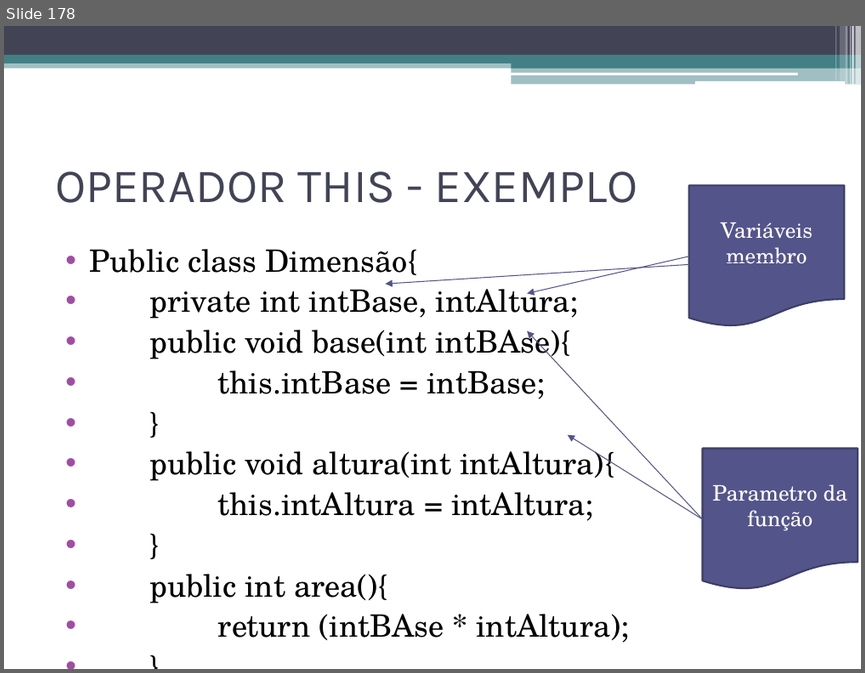
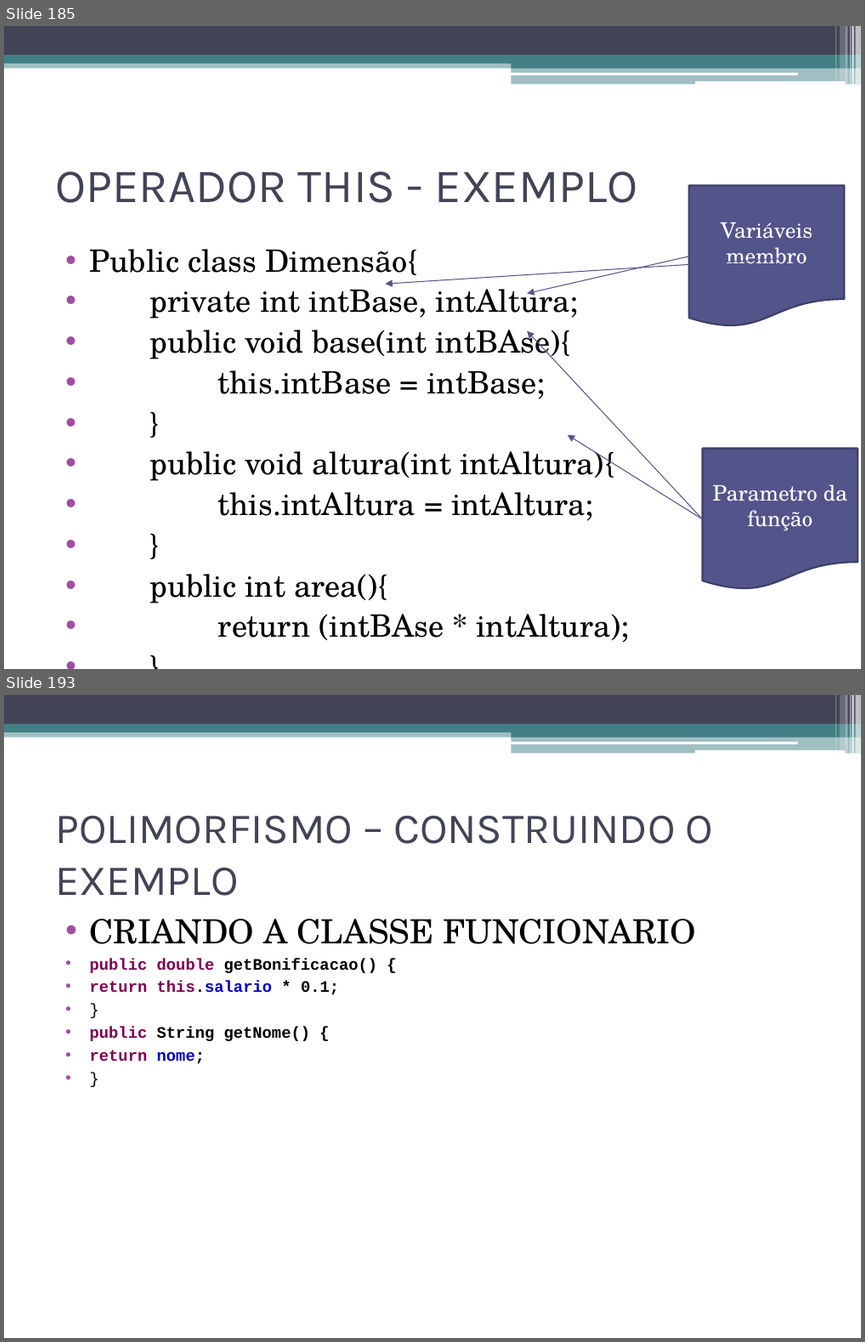
Before and after one commit to adilsonlopesoracle/ProgramacaoOrientadaaObjetos_Olinda, a slide deck: FundamentosOrientObjetos.pptx. Shown one above the other, each under a label of ours: slide 178 before the commit, slides 185 and 193 after it; the slides between them are not shown. The pictures are 865x673 and 865x1342 pixels, drawn with LibreOffice and Linux fonts; fonts in the diff are those of the drawing. Boxes give left, top, right and bottom in pixels: in the first picture for what was removed or moved away, otherwise in the second. Text is boxed around its words. In the diff, an @@ line names an element or a change of style, - is before the commit and + after.

```diff
--- a/FundamentosOrientObjetos.pptx
+++ b/FundamentosOrientObjetos.pptx
@@ slide 193 added at (x1=4, y1=695, x2=861, y2=1338), background #FFFFFF; not listed: 13 template elements that a slide beside it also shows @@
@@ title added at (x1=55, y1=816, x2=714, y2=896), 36 pt, text #424456 @@
+POLIMORFISMO – CONSTRUINDO O EXEMPLO
@@ text added at (x1=90, y1=919, x2=697, y2=1064), 13.5 pt, text #000000, bold @@
+• CRIANDO A CLASSE FUNCIONARIO
+• public double getBonificacao() {
+• return this.salario * 0.1;
+• }
+• public String getNome() {
+• return nome;
+• }
@@ what was slide 178 is now slide 185 @@
```
Also in this commit, not shown: 2 slides changed, 45 other slides added.
